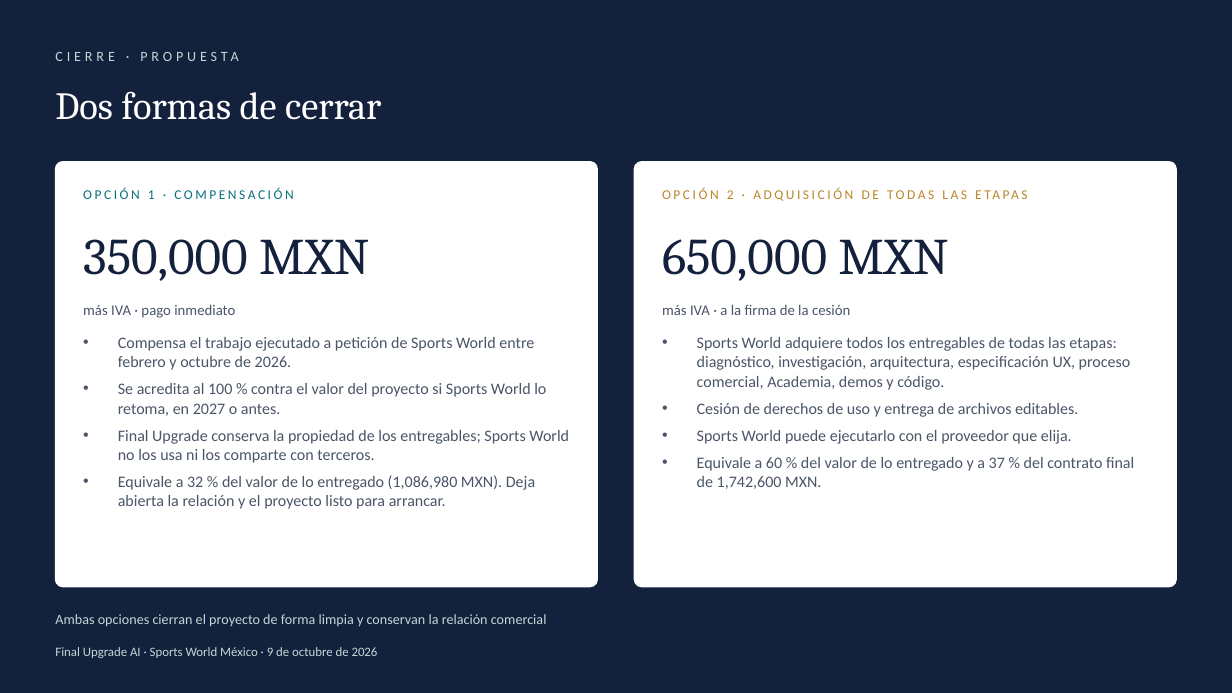
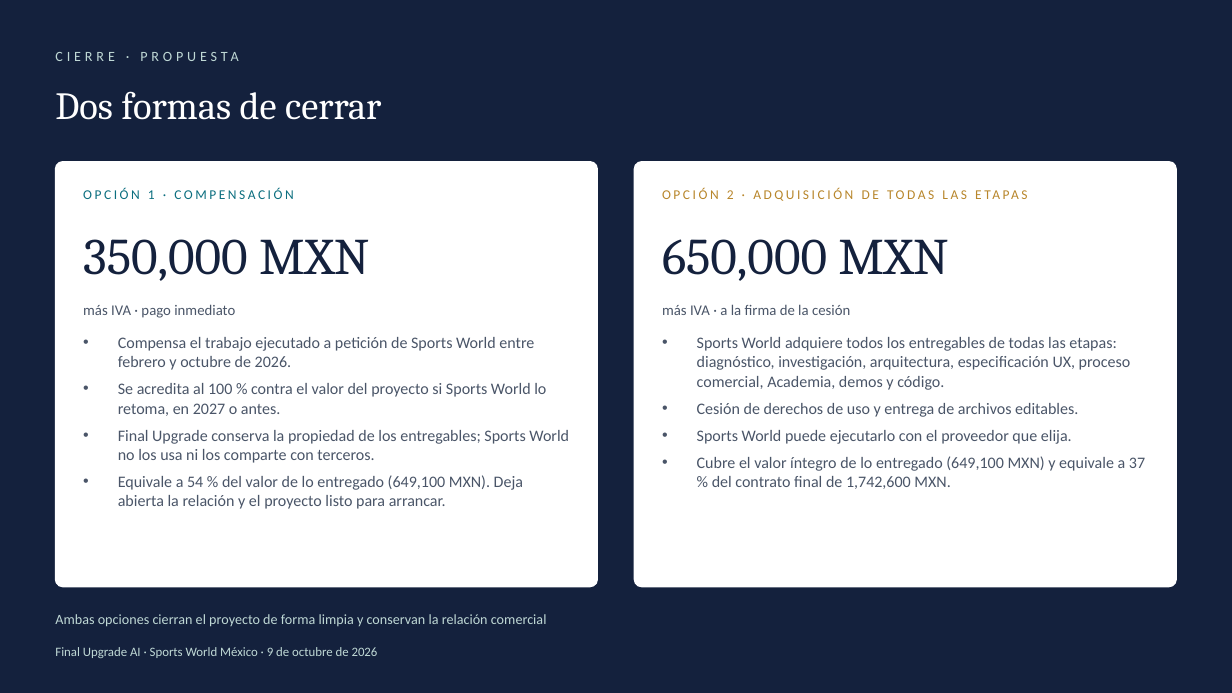
Before and after one commit to EricToled564/SW-Business-Development-System, a slide deck: slide 13 of entregables-2026-10-09/Sports-World-Cierre-justo-2026-10-09.pptx. Drawn at 1232x693 pixels with LibreOffice and Linux fonts; fonts in the diff are those of the drawing. Boxes give left, top, right and bottom in pixels: in the first picture for what was removed or moved away, otherwise in the second. Text is boxed around its words. In the diff, an @@ line names an element or a change of style, - is before the commit and + after.

```diff
--- a/entregables-2026-10-09/Sports-World-Cierre-justo-2026-10-09.pptx
+++ b/entregables-2026-10-09/Sports-World-Cierre-justo-2026-10-09.pptx
@@ text at [118,475,523,509]: text changed @@
-• Equivale a 32 % del valor de lo entregado (1,086,980 MXN). Deja abierta la relación y el proyecto listo para arrancar.
+• Equivale a 54 % del valor de lo entregado (649,100 MXN). Deja abierta la relación y el proyecto listo para arrancar.
@@ text at [697,456,1145,489]: text changed @@
-• Equivale a 60 % del valor de lo entregado y a 37 % del contrato final de 1,742,600 MXN.
+• Cubre el valor íntegro de lo entregado (649,100 MXN) y equivale a 37 % del contrato final de 1,742,600 MXN.
```
Also in this commit, not shown: 1 other slide changed, 1 other file.
